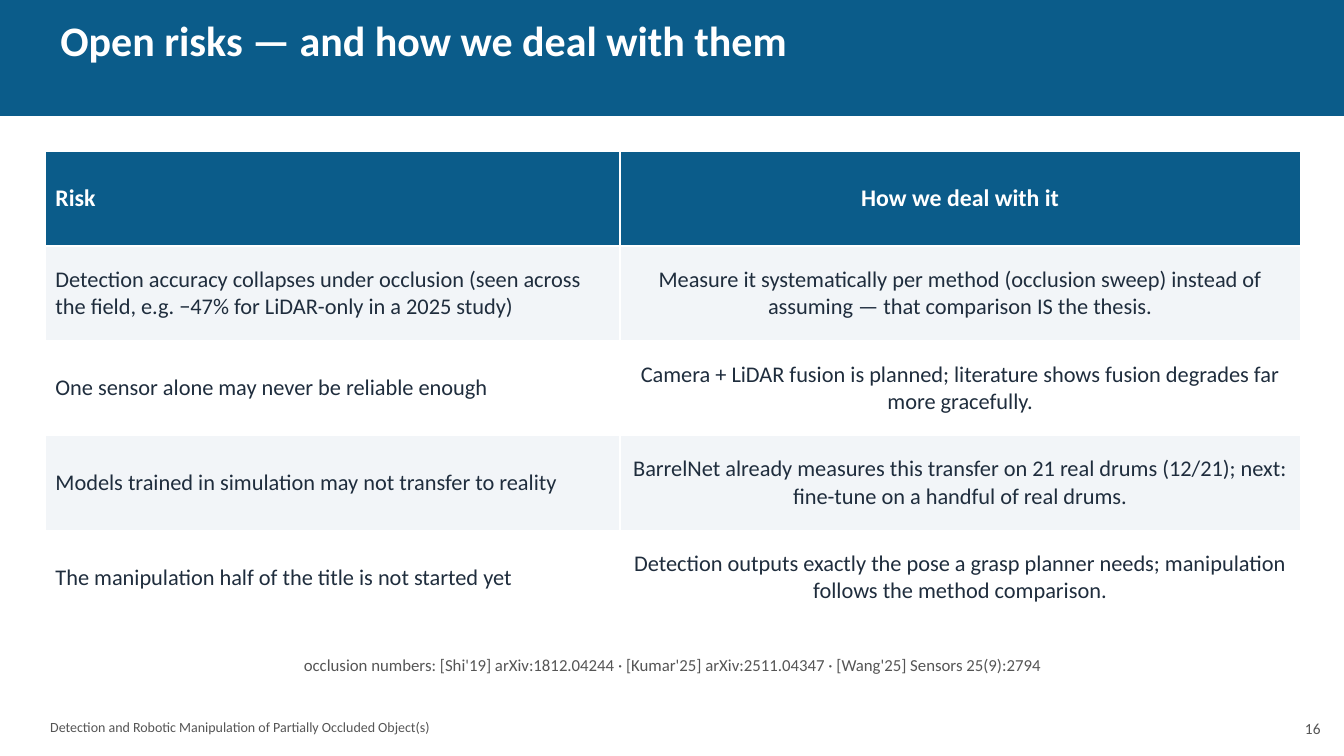
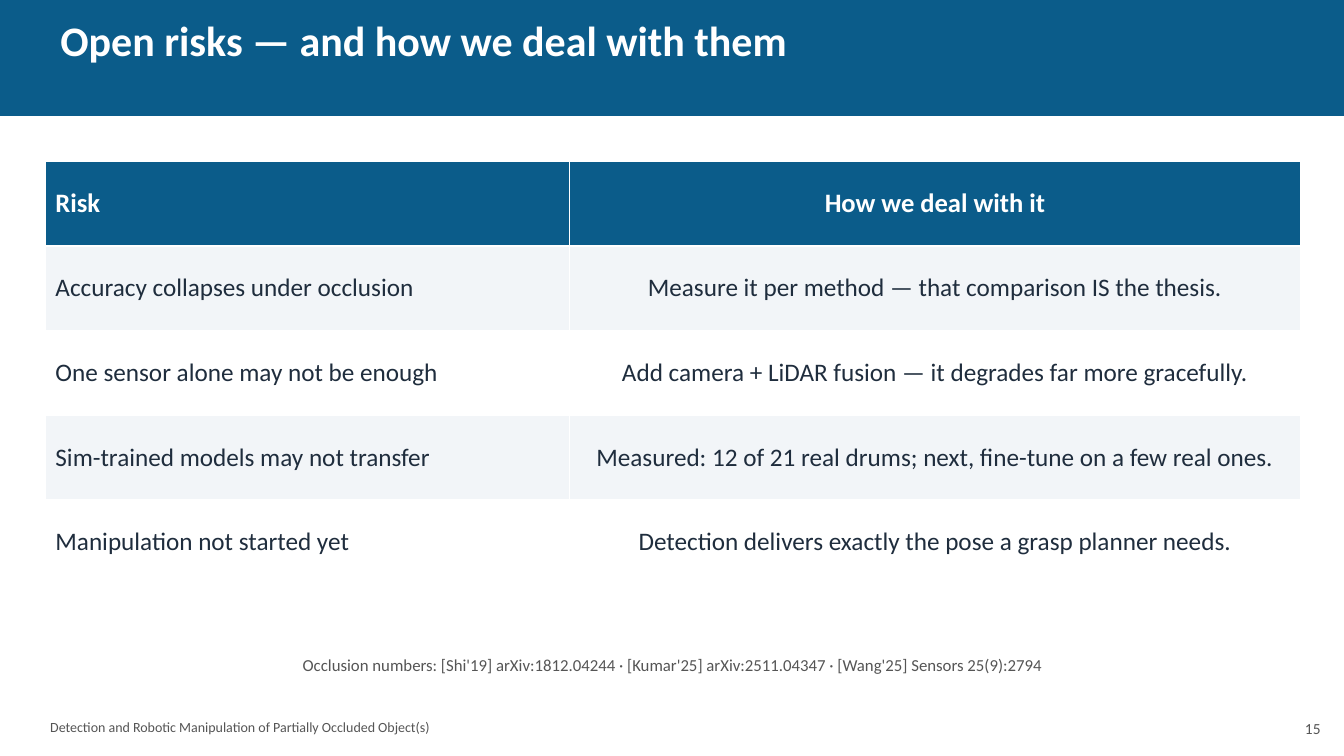
Before and after one commit to coder-1011/barrel-detection, a slide deck: slide 16 of researchwrite/evaluation_presentation.pptx (slide 17 before the commit). Drawn at 1344x756 pixels with LibreOffice and Linux fonts; fonts in the diff are those of the drawing. Boxes give left, top, right and bottom in pixels: in the first picture for what was removed or moved away, otherwise in the second. Text is boxed around its words. In the diff, an @@ line names an element or a change of style, - is before the commit and + after.

Commit message:
Eval deck v3.1: trim risks table and move it before roadmap, add thank-you slide, capitalize chart text

```diff
--- a/researchwrite/evaluation_presentation.pptx
+++ b/researchwrite/evaluation_presentation.pptx
@@ table at [45,161,1301,585] @@
-row 2, column 1: Detection accuracy collapses under occlusion (seen across the field, e.g. −47% for LiDAR-only in a 2025 study)
+row 2, column 1: Accuracy collapses under occlusion
-row 2, column 2: Measure it systematically per method (occlusion sweep) instead of assuming — that comparison IS the thesis.
+row 2, column 2: Measure it per method — that comparison IS the thesis.
-row 3, column 1: One sensor alone may never be reliable enough
+row 3, column 1: One sensor alone may not be enough
-row 3, column 2: Camera + LiDAR fusion is planned; literature shows fusion degrades far more gracefully.
+row 3, column 2: Add camera + LiDAR fusion — it degrades far more gracefully.
-row 4, column 1: Models trained in simulation may not transfer to reality
+row 4, column 1: Sim-trained models may not transfer
-row 4, column 2: BarrelNet already measures this transfer on 21 real drums (12/21); next: fine-tune on a handful of real drums.
+row 4, column 2: Measured: 12 of 21 real drums; next, fine-tune on a few real ones.
-row 5, column 1: The manipulation half of the title is not started yet
+row 5, column 1: Manipulation not started yet
-row 5, column 2: Detection outputs exactly the pose a grasp planner needs; manipulation follows the method comparison.
+row 5, column 2: Detection delivers exactly the pose a grasp planner needs.
@@ size 17 to 19 pt in "Risk", "How we deal with it" @@
@@ table: place and size @@
-table at [45,151,1301,625]
+table at [45,161,1301,585]
@@ text at [303,659,1041,674]: text changed @@
-occlusion numbers: [Shi'19] arXiv:1812.04244 · [Kumar'25] arXiv:2511.04347 · [Wang'25] Sensors 25(9):2794
+Occlusion numbers: [Shi'19] arXiv:1812.04244 · [Kumar'25] arXiv:2511.04347 · [Wang'25] Sensors 25(9):2794
@@ text at [1305,724,1321,734]: text changed @@
-16
+15
```
Also in this commit, not shown: 5 other slides changed, 1 slide added, 12 other files.
